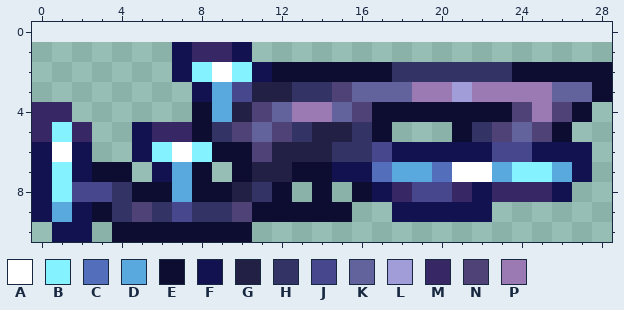
Two states of a pixel-art sprite, Content/Items/Weapons/Ranged/GaussShotgun.png. Above: the version before the commit.
The file is 58x20 pixels, drawn in blocks of 2x2; one block is one cell here. Colours within 5 levels of each other are drawn and written as one. The old version is drawn lined up with the new one, on the new canvas.
Palette (. is transparent): A #ffffff  B #85f3ff  C #536fbc  D #59a9df  E #0c0d31  F #11124f  G #222145  H #343366  J #46478c  K #62639d  L #a09dd8  M #372765  N #4f4276  P #9b7ab3
Pixels before, first column x 0:
 1 .......FMMF..................
 2 .......FBABFEEEEEEHHHHHHEEEEE
 3 ........FDJGGHHNKKKPPLPPPPKKE
 4 MM......EDGNKPPKNEEEEEEENPNE.
 5 MBM..FMMEHNKNHGGHE...EHNKNE..
 6 FAF..FBABEENGGGHHJFFFFFJJFFF.
 7 FBFEE.FDE.EGGEEFFCDDCAADBBDF.
 8 FBJJHEEDEEGHE.E.EFMJJMFMMMF..
 9 FDFEHNHJHHNEEEEE..FFFFF......
10 .FF.EEEEEEE..................
After the commit:
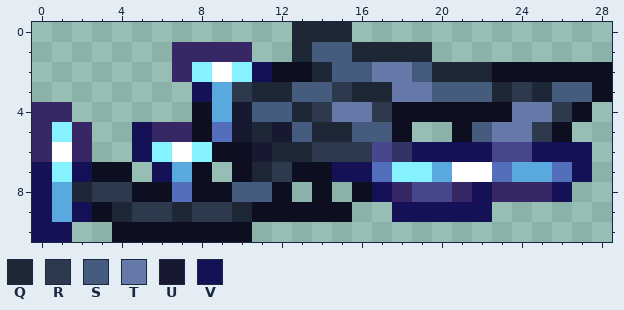
Colours new in this view: Q #1e2735  R #2d3a4e  S #465c7e  T #6779a9  U #16192f  V #141156
Edits made:
canvas 29x10 -> 29x11, the old top-left corner now at 0,1
Colour E changes from #0c0d31 to #0d0f21.
Colour D gives way to colour B in row 7 at x 18 to 19.
Colour D gives way to colour C in row 7 at x 23 and 26; in row 8 at x 7.
Colour H gives way to colour C in row 5 at x 9.
Colour B gives way to colour D in row 7 at x 24 to 25; in row 8 at x 1.
Colour C gives way to colour D in row 7 at x 20.
The edit adds colour E in row 5 at x 18.
Colour H gives way to colour E in row 2 at x 23.
Colour F gives way to colour H in row 6 at x 18.
Colour F gives way to colour M in row 1 at x 7 and 10; in row 2 at x 7; in row 6 at x 0 and 2.
The edit adds colour Q in row 0 at x 13 to 15; in row 1 at x 13 and 16 to 19.
Colour E gives way to colour Q in row 2 at x 14.
Colour G gives way to colour Q in row 3 at x 11 to 12; in row 5 at x 14 to 15; in row 6 at x 12 to 13; in row 7 at x 11.
Colour H gives way to colour Q in row 2 at x 20 to 22; in row 9 at x 4.
Colour J gives way to colour Q in row 8 at x 2; in row 9 at x 7.
Colour K gives way to colour Q in row 3 at x 16 to 17; in row 5 at x 11.
Colour N gives way to colour Q in row 9 at x 10.
Colour P gives way to colour Q in row 3 at x 23 and 25; in row 4 at x 13.
Colour E gives way to colour R in row 4 at x 17.
Colour G gives way to colour R in row 6 at x 14; in row 7 at x 12.
Colour H gives way to colour R in row 6 at x 15 to 16; in row 8 at x 4; in row 9 at x 6 and 8 to 9.
Colour J gives way to colour R in row 3 at x 10; in row 8 at x 3.
Colour N gives way to colour R in row 3 at x 15; in row 4 at x 26; in row 5 at x 25; in row 9 at x 5.
Colour P gives way to colour R in row 3 at x 24; in row 4 at x 14.
The edit adds colour S in row 1 at x 14 to 15.
Colour E gives way to colour S in row 2 at x 15 to 16; in row 5 at x 17.
Colour G gives way to colour S in row 8 at x 10.
Colour H gives way to colour S in row 2 at x 19; in row 3 at x 13 to 14; in row 5 at x 13, 16 and 22; in row 8 at x 11.
Colour K gives way to colour S in row 3 at x 26 to 27; in row 4 at x 12.
Colour L gives way to colour S in row 3 at x 21.
Colour N gives way to colour S in row 4 at x 11.
Colour P gives way to colour S in row 3 at x 20 and 22.
Colour E gives way to colour T in row 2 at x 17.
Colour H gives way to colour T in row 2 at x 18.
Colour K gives way to colour T in row 3 at x 18; in row 4 at x 15; in row 5 at x 24.
Colour N gives way to colour T in row 4 at x 16 and 24; in row 5 at x 23.
Colour P gives way to colour T in row 3 at x 19; in row 4 at x 25.
Colour G gives way to colour U in row 4 at x 10.
Colour N gives way to colour U in row 5 at x 10 and 12; in row 6 at x 11.
The edit adds colour V in row 10 at x 0.
Colour F gives way to colour V in row 2 at x 11; in row 3 at x 8; in row 5 at x 5; in row 6 at x 5, 19 to 22 and 25 to 27; in row 7 at x 0, 2, 6, 15 to 16 and 27; in row 8 at x 0, 17, 22 and 26.
Colour F gives way to colour V in row 9 at x 0, 2 and 18 to 22; in row 10 at x 1.
The author cleared colour F in row 10 at x 2.
Boxes around the changes in both pictures, in picture pixels (x1, y1, x2, y2):
changed: (32, 22, 612, 242)
